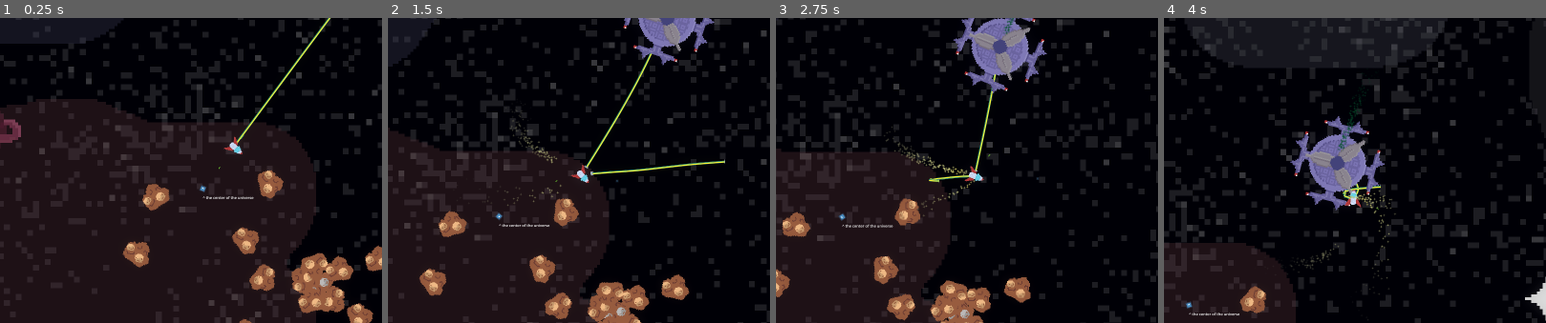
Above: before the commit, frames 1-4 (left to right).
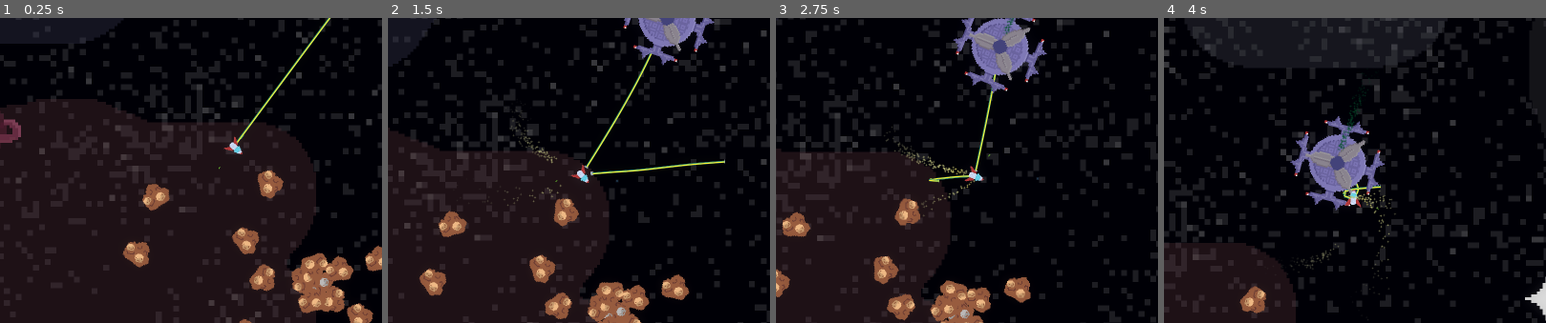
Above: after the commit, the same moments.

Repository: Bromeon/LudumDare54
Game: Godot game, scene res://Scenes/Main/Main.tscn
Same seed, same stepped clock (60 frames per second), same inputs: the game is played once before the commit and once after it. The engine's default icon, where the game draws it, is replaced by a stand-in: a white triangle on a blue panel in a dark square.
Inputs (mouse positions are % of the whole screen's width and height, from its top left):
- Up to frame 1 (0.25 s): no input
- Up to frame 2 (1.5 s): move the mouse to (72, 45) at 0.52 s; hold D (Right) 0.53-1.28 s; hold Right mouse button (ShootLaser) 0.53-1.28 s; click (72, 45) at 0.67 s; move the mouse to (30, 55) at 1.27 s; hold Ctrl (Brake) from 1.28 s (still down); tap Space (ShootTether) at 1.35 s
- Up to frame 3 (2.75 s): move the mouse to (60, 28) at 2.02 s; release Ctrl (Brake) at 2.03 s; hold D (Right) from 2.03 s (still down); hold Right mouse button (ShootLaser) from 2.03 s (still down)
- Up to frame 4 (4 s): move the mouse to (45, 70) at 2.77 s; release D (Right) at 2.78 s; release Right mouse button (ShootLaser) at 2.78 s; hold W (Up) 2.78-3.53 s; tap Space (ShootTether) at 2.85 s; click (45, 70) at 2.92 s; move the mouse to (80, 65) at 3.52 s; hold A (Left) from 3.53 s (still down); hold Right mouse button (ShootLaser) from 3.53 s (still down)
The pictures show only the part of the screen within x 22-72%, y 23-73%; the shares and areas given below are measured in that part.

The runs differ from the first frame. In frame 1, 0.1% of the frame differs, in the area x 52-67%, y 55-60%; in frame 2, 0.1%; in frame 3, 0.1%, in the area x 16-31%, y 64-69%; in frame 4, 0.1%.

Commit message:
Some final touches

Diff:
--- a/Scenes/Main/2dRoot.gd
+++ b/Scenes/Main/2dRoot.gd
@@ -32,7 +32,7 @@
 #	debug.top_level = true
 	var rect = camera.get_viewport_rect()
 #	debug.position = rect.position - rect.size / 2
-	debug.position = rect.position + Vector2(0, 300)
+	#debug.position = rect.position + Vector2(0, 300)
 
 
 func _process(delta):
@@ -40,7 +40,6 @@
 		get_tree().quit()
 		return
 
-	sprite.rotate(delta * 1.5)
 
 	var forward = Vector2.RIGHT.rotated(player.rotation_angle)
 	camera_should.position = player.position + WEIGHT_FORWARD * forward + WEIGHT_VELOCITY * player.linear_velocity
--- a/Scenes/Main/Main.tscn
+++ b/Scenes/Main/Main.tscn
@@ -89,23 +89,9 @@
 [node name="2DRoot" type="Node2D" parent="."]
 script = ExtResource("2_vx87s")
 
-[node name="Label" type="Label" parent="2DRoot"]
-offset_right = 672.0
-offset_bottom = 309.0
-text = "
-^ the center of the universe"
-
 [node name="Camera2D" type="Camera2D" parent="2DRoot"]
 unique_name_in_owner = true
 zoom = Vector2(0.5, 0.5)
-
-[node name="Debug" type="Label" parent="2DRoot/Camera2D"]
-offset_right = 40.0
-offset_bottom = 23.0
-
-[node name="Icon" type="Sprite2D" parent="2DRoot"]
-scale = Vector2(0.203125, 0.203125)
-texture = ExtResource("2_kqnnd")
 
 [node name="CameraShould" type="Sprite2D" parent="2DRoot"]
 scale = Vector2(0.1, 0.1)
--- a/project.godot
+++ b/project.godot
@@ -13,7 +13,7 @@
 config/name="Godot"
 run/main_scene="res://Scenes/Main/Main.tscn"
 config/features=PackedStringArray("4.1", "Forward Plus")
-config/icon="res://Assets/Textures/icon.svg"
+config/icon="res://Assets/Sprites/Player_V1.png"
 
 [autoload]
 
Not shown: 1 places in Scenes/Main/Main.tscn that only renumber resources
Not shown: 1 places in Scenes/SupplyShip/SupplyShipSprite.tscn that only renumber resources
Not shown, added: export_presets.cfg
